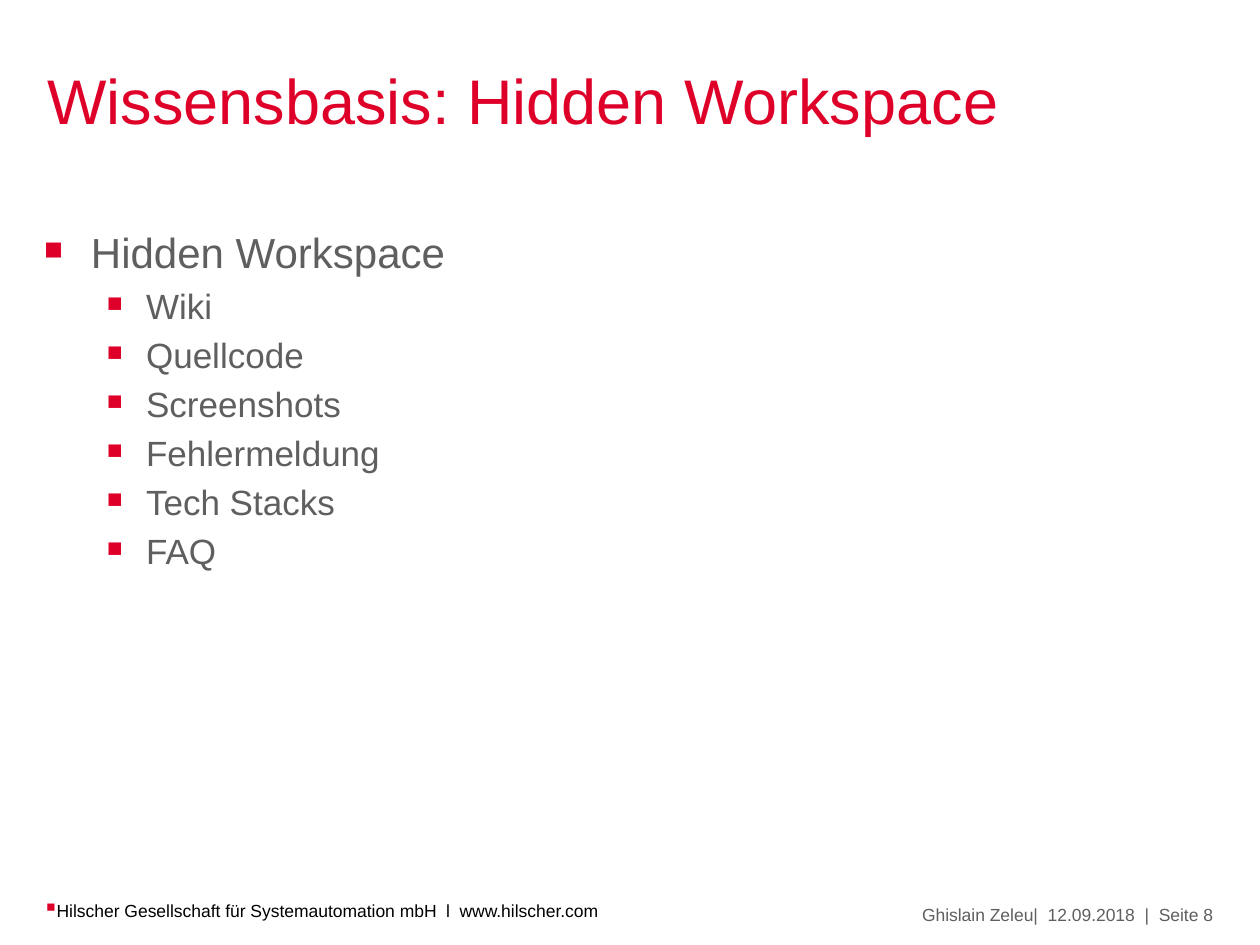
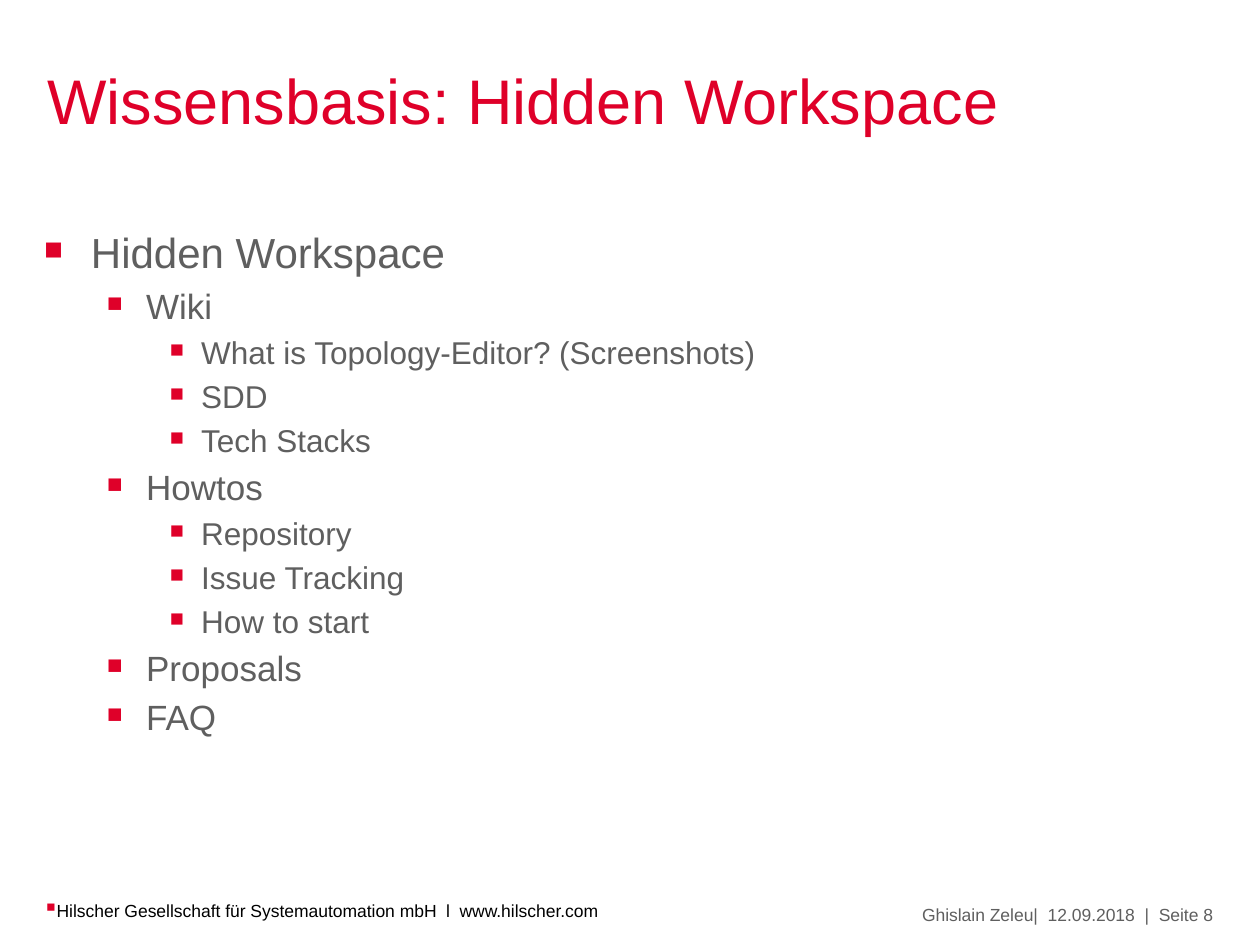
Before and after one commit to Ghislain1/zoe-fb-app, a slide deck: slide 8 of Topology-Editor.pptx. Drawn at 1260x945 pixels with LibreOffice and Linux fonts; fonts in the diff are those of the drawing; background and template pictures are left out. Boxes give left, top, right and bottom in pixels: in the first picture for what was removed or moved away, otherwise in the second. Text is boxed around its words. In the diff, an @@ line names an element or a change of style, - is before the commit and + after.

Commit message:
PO

```diff
--- a/Topology-Editor.pptx
+++ b/Topology-Editor.pptx
@@ text at (x1=201, y1=341, x2=755, y2=409): text changed; size 20 to 18 pt @@
-  ￭ Quellcode
-  ￭ Screenshots
-  ￭ Fehlermeldung
+    ￭ What is Topology-Editor? (Screenshots)
+    ￭ SDD
@@ text at (x1=201, y1=429, x2=370, y2=453): size 20 to 18 pt in "Tech Stacks"; list level 2 to 3 in "Tech Stacks" @@
@@ text at (x1=146, y1=476, x2=405, y2=688): paragraphs added @@
+  ￭ Howtos
+    ￭ Repository
+    ￭ Issue Tracking
+    ￭ How to start
+  ￭ Proposals
```
Also in this commit, not shown: 7 other slides changed, 1 slide added.
